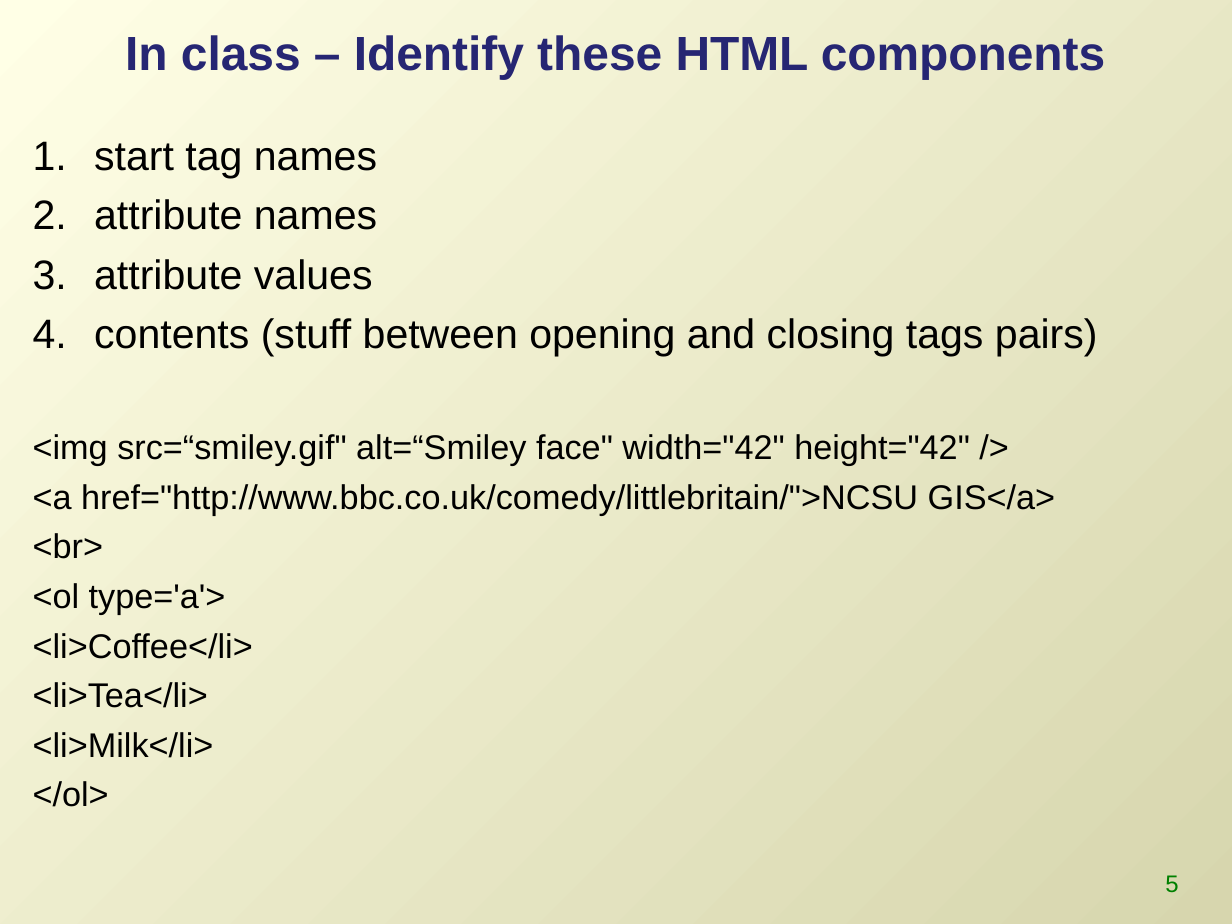
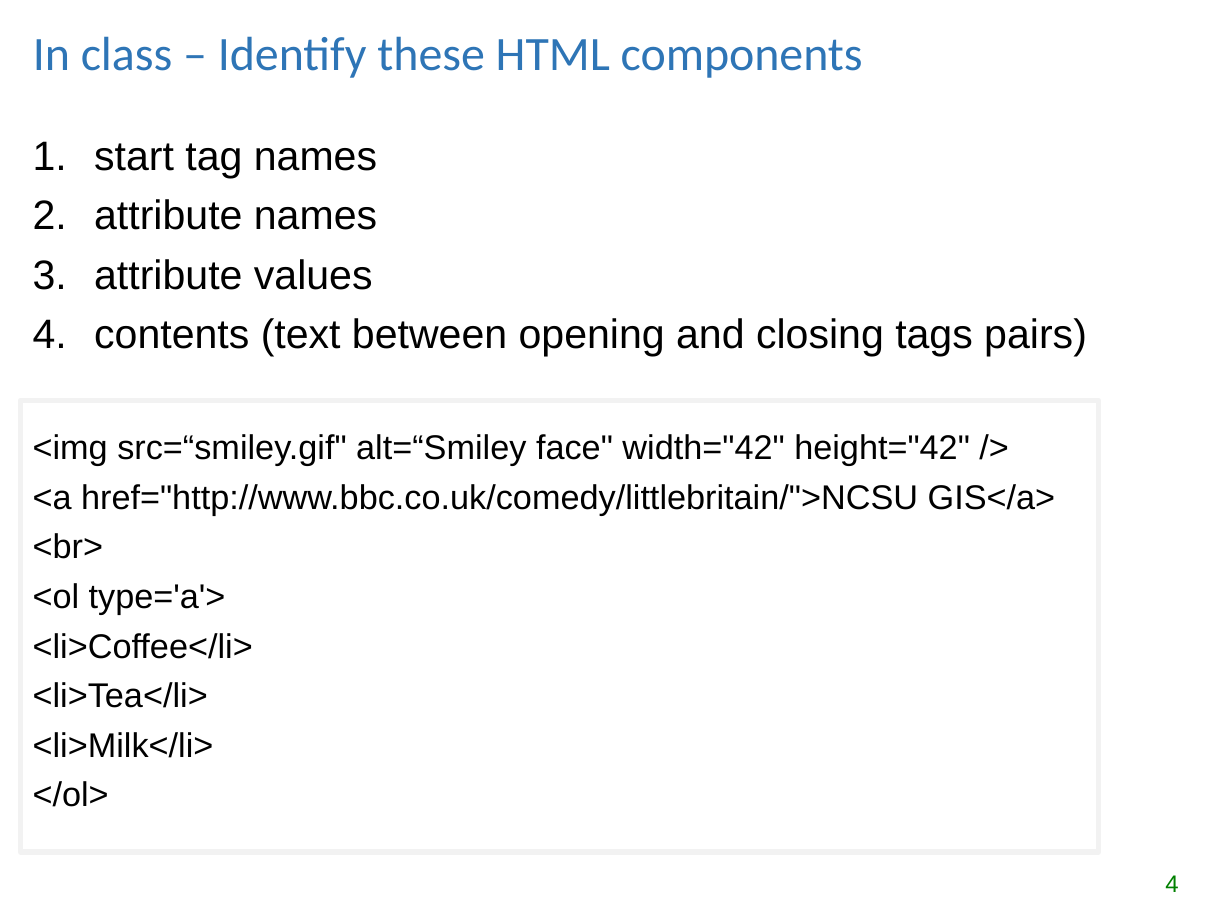
Before and after one commit to lgtateos/gis540, a slide deck: slide 4 of slides/parseMarkup.ppt (slide 5 before the commit). Drawn at 1232x924 pixels with LibreOffice and Linux fonts; fonts in the diff are those of the drawing. Boxes give left, top, right and bottom in pixels: in the first picture for what was removed or moved away, otherwise in the second. Text is boxed around its words. In the diff, an @@ line names an element or a change of style, - is before the commit and + after.

```diff
--- a/slides/parseMarkup.ppt
+++ b/slides/parseMarkup.ppt
@@ background gradient #FFFFE6 to #D7D6AE to #FFFFFF @@
@@ title "In class – Identify these ...": place and size @@
-title "In class – Identify these ..." at (125, 35, 1105, 79)
+title "In class – Identify these ..." at (33, 36, 863, 78)
@@ title "In class – Identify these ..." at (33, 36, 863, 78): font Arial to Calibri, text colour #262673 to #2E75B6, bold off @@
@@ text at (94, 318, 1087, 357): text changed @@
-4. contents (stuff between opening and closing tags pairs)
+4. contents (text between opening and closing tags pairs)
@@ rectangle added at (21, 400, 1099, 853), outline #F2F2F2 3 pt @@
@@ page number at (1165, 875, 1178, 892): text changed @@
-5
+4
```
Also in this commit, not shown: 15 other slides changed, 3 slides added, 3 slides removed.
